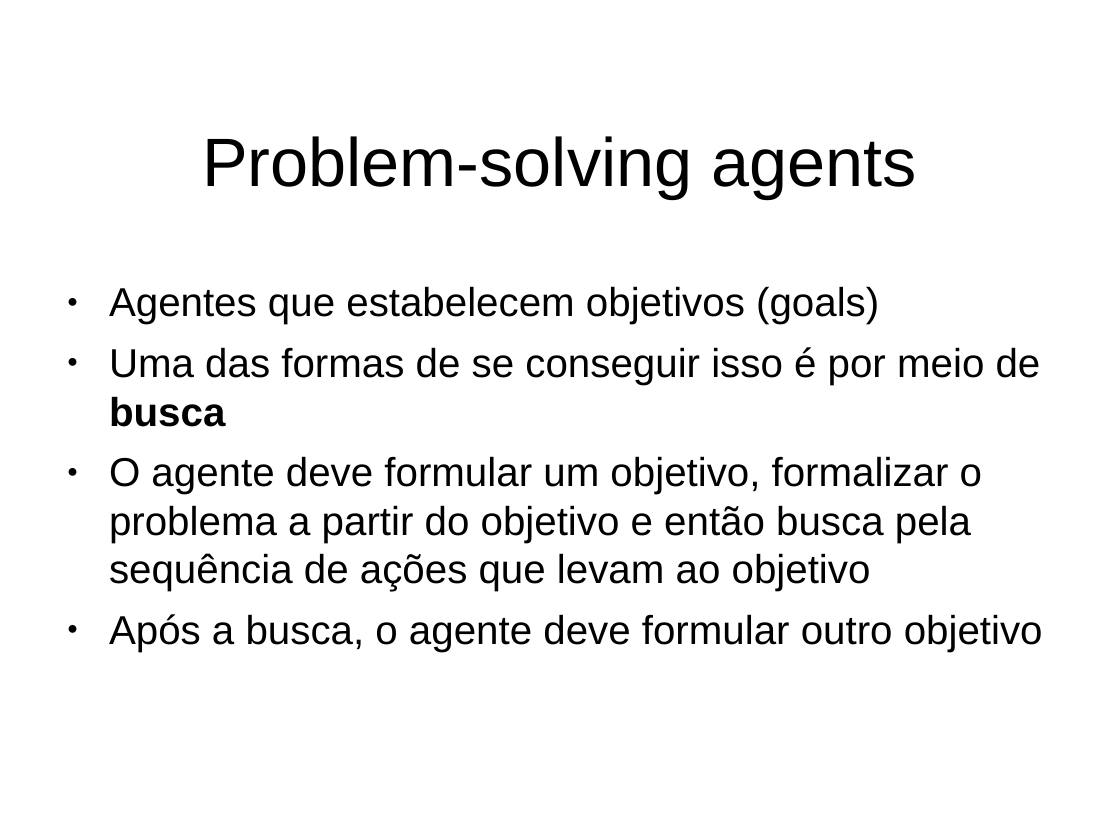
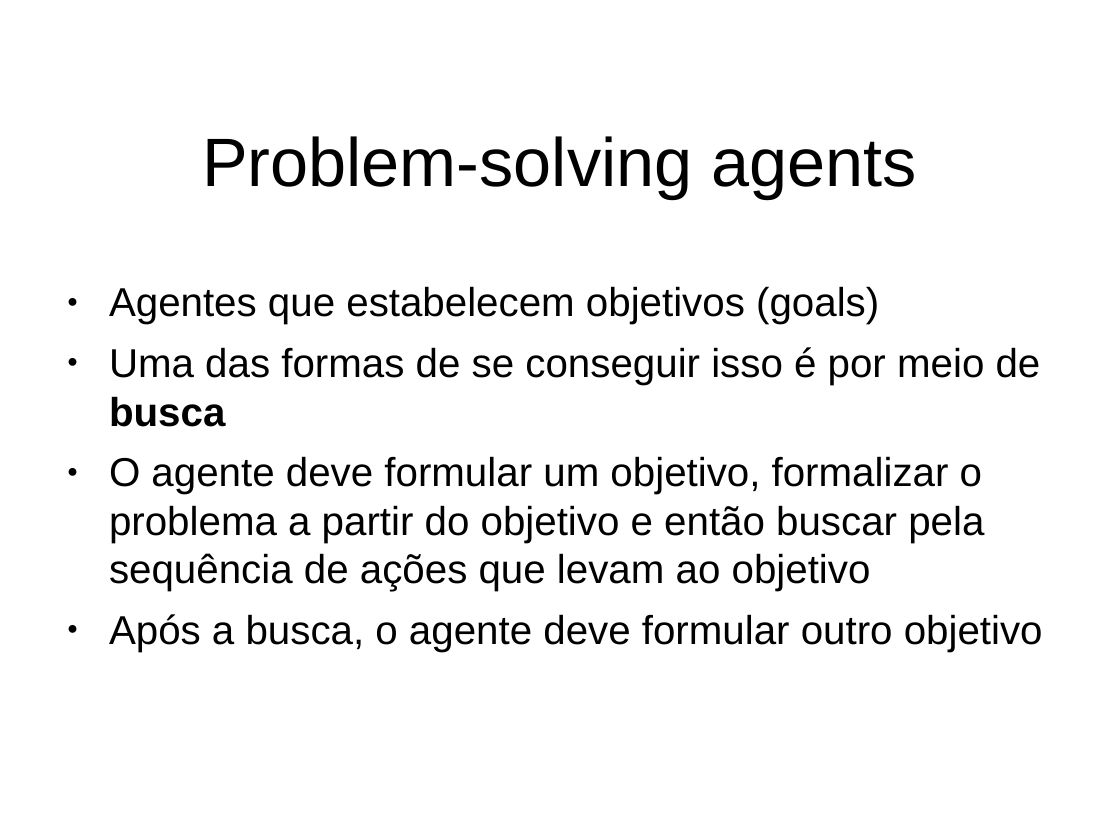
Before and after one commit to RafaelQuirino/SearchingProblems, a slide deck: slide 3 of slides.odp. Drawn at 1120x840 pixels with LibreOffice and Linux fonts; fonts in the diff are those of the drawing; background and template pictures are left out. Boxes give left, top, right and bottom in pixels: in the first picture for what was removed or moved away, otherwise in the second. Text is boxed around its words. In the diff, an @@ line names an element or a change of style, - is before the commit and + after.

```diff
--- a/slides.odp
+++ b/slides.odp
@@ text at [109, 456, 984, 591]: text changed @@
-● O agente deve formular um objetivo, formalizar o problema a partir do objetivo e então busca pela sequência de ações que levam ao objetivo
+● O agente deve formular um objetivo, formalizar o problema a partir do objetivo e então buscar pela sequência de ações que levam ao objetivo
```
Also in this commit, not shown: 1 other slide changed, 1 other file.
